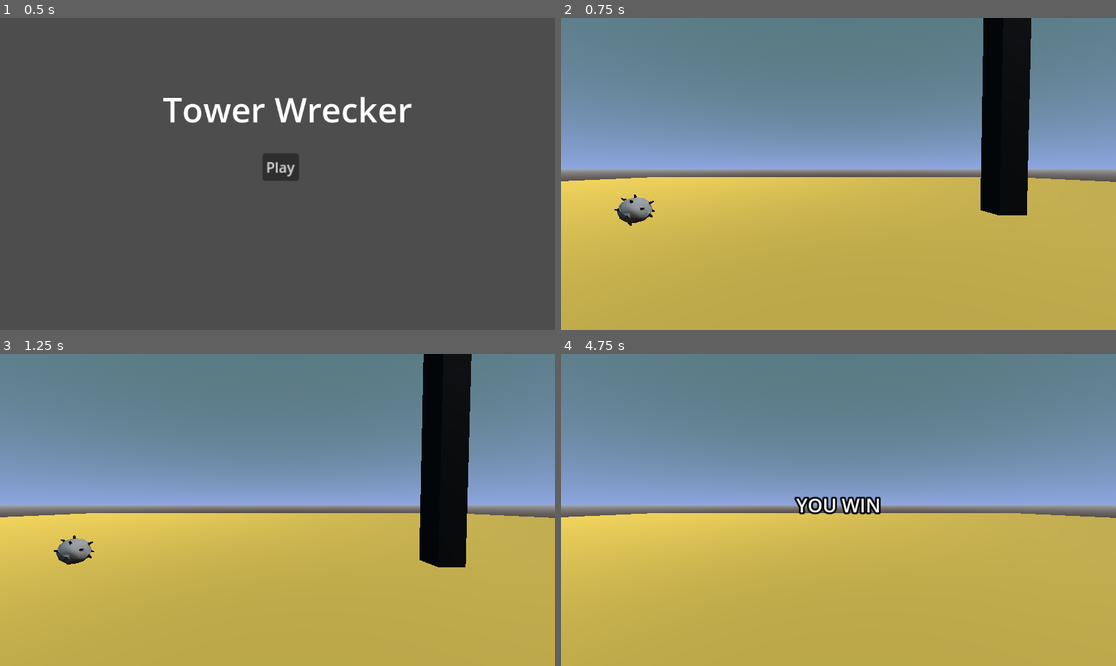
Above: before the commit, frames 1-4 (two rows, left to right).
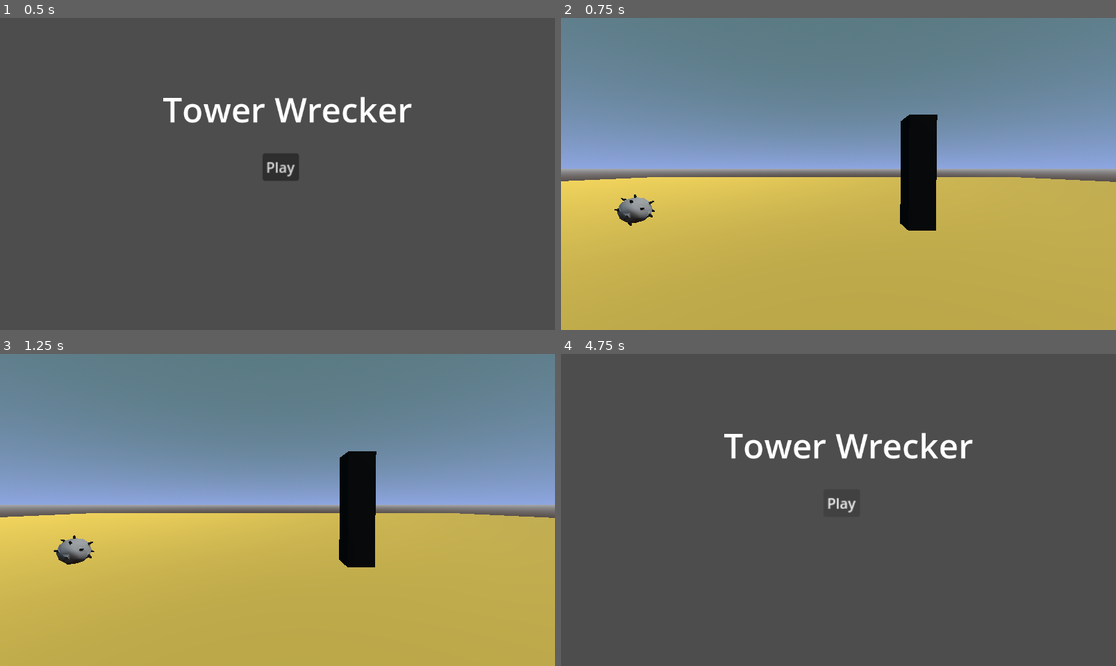
Above: after the commit, the same moments.

Repository: bsu-cs315/e3-chester
Game: Godot game, scene res://main_menu/main_menu.tscn
Two runs of this game, one before a commit and one after it. Both use one fixed random seed, a clock stepped at 60 frames per second and the inputs below. Before the commit the project starts from res://main menu/main_menu.tscn.
Inputs:
- Up to frame 1 (0.5 s): no input
- Up to frame 2 (0.75 s): click "Play" at 0.5 s
- Up to frame 3 (1.25 s): no input
- Up to frame 4 (4.75 s): tap Space (launch) every 0.75 s from 1.35 to 4.35 s; tap Enter at 4.25 s

Frame 1 is identical in both runs. In frame 2, 7.7% of the frame differs, in the area x 61-85%, y 0-69%; in frame 3, 8.2%; in frame 4, 99%, in the area x 0-100%, y 0-100%.

Commit message:
Add a loss condition

Diff:
--- a/exercise3/main menu/main_menu.tscn
+++ b/exercise3/main_menu/main_menu.tscn
@@ -1,6 +1,6 @@
 [gd_scene load_steps=2 format=3 uid="uid://d12xdm264a2d1"]
 
-[ext_resource type="Script" path="res://main menu/main_menu.gd" id="1_pox2h"]
+[ext_resource type="Script" path="res://main_menu/main_menu.gd" id="1_pox2h"]
 
 [node name="main menu" type="Node2D"]
 script = ExtResource("1_pox2h")
--- a/exercise3/project.godot
+++ b/exercise3/project.godot
@@ -11,7 +11,7 @@
 [application]
 
 config/name="exercise3"
-run/main_scene="res://main menu/main_menu.tscn"
+run/main_scene="res://main_menu/main_menu.tscn"
 config/features=PackedStringArray("4.3", "Forward Plus")
 config/icon="res://icon.svg"
 
--- a/exercise3/target/target.tscn
+++ b/exercise3/target/target.tscn
@@ -1,18 +1,18 @@
-[gd_scene load_steps=3 format=3 uid="uid://d3jpckb2e1bdp"]
+[gd_scene load_steps=3 format=3 uid="uid://cv3osouviynnf"]
 
-[sub_resource type="BoxShape3D" id="BoxShape3D_n7615"]
-size = Vector3(1, 15.1252, 1)
-
-[sub_resource type="StandardMaterial3D" id="StandardMaterial3D_lnbi3"]
+[sub_resource type="StandardMaterial3D" id="StandardMaterial3D_odrg2"]
 albedo_color = Color(0, 0, 0, 1)
 
-[node name="target" type="RigidBody3D"]
+[sub_resource type="BoxShape3D" id="BoxShape3D_f66lh"]
+size = Vector3(1, 4.20529, 1)
 
-[node name="CollisionShape3D" type="CollisionShape3D" parent="." groups=["targets"]]
-transform = Transform3D(1, 0, 0, 0, 1, 0, 0, 0, 1, 0, 6.08655, 0)
-shape = SubResource("BoxShape3D_n7615")
+[node name="target" type="RigidBody3D" groups=["targets"]]
 
 [node name="CSGBox3D" type="CSGBox3D" parent="."]
-transform = Transform3D(1, 0, 0, 0, 1, 0, 0, 0, 1, 0, 6.09142, 0)
-size = Vector3(1, 15.1828, 1)
-material = SubResource("StandardMaterial3D_lnbi3")
+transform = Transform3D(1, 0, 0, 0, 1, 0, 0, 0, 1, 0, 1.60657, 0)
+size = Vector3(1, 4.21313, 1)
+material = SubResource("StandardMaterial3D_odrg2")
+
+[node name="CollisionShape3D" type="CollisionShape3D" parent="."]
+transform = Transform3D(1, 0, 0, 0, 1, 0, 0, 0, 1, 0, 1.60265, 0)
+shape = SubResource("BoxShape3D_f66lh")
--- a/exercise3/world/world.gd
+++ b/exercise3/world/world.gd
@@ -6,10 +6,17 @@
 	#_displayed_score = lerp(_displayed_score, score, 0.2)
 	if Input.is_action_just_pressed("launch"):
 		$ball.apply_impulse((Vector3.FORWARD + Vector3.UP).normalized() * power)
+		loss_counter()
+
+func loss_counter():
+	print("started counter")
+	await get_tree().create_timer(4.0).timeout
+	%WinLabel.text = "YOU LOSE"
+	await get_tree().create_timer(2.0).timeout
+	get_tree().change_scene_to_file("res://main_menu/main_menu.tscn")
 
 func _on_ball_body_entered(body: Node) -> void:
 	if body.is_in_group("targets"):
 		%WinLabel.text = "YOU WIN"
-
 		await get_tree().create_timer(2.0).timeout
-		get_tree().change_scene_to_file("res://main menu/main_menu.tscn")
+		get_tree().change_scene_to_file("res://main_menu/main_menu.tscn")
--- a/exercise3/world/world.tscn
+++ b/exercise3/world/world.tscn
@@ -53,7 +53,7 @@
 unique_name_in_owner = true
 transform = Transform3D(1, 2.91038e-11, 0, 2.91038e-11, 1, 2.60155e-09, 0, 7.38908e-10, 1, -0.000676751, 0.0420914, -1.69661)
 
-[node name="target" parent="." groups=["targets"] instance=ExtResource("3_hcx26")]
-transform = Transform3D(1, 0, 0, 0, 1, 0, 0, 0, 1, 0, 2.69544, -7.89261)
+[node name="RigidBody3D" parent="." instance=ExtResource("3_hcx26")]
+transform = Transform3D(1, 0, 0, 0, 1, 0, 0, 0, 1, 0, 1.14436, -4.57627)
 
 [connection signal="body_entered" from="ball" to="." method="_on_ball_body_entered"]
Renamed: exercise3/main menu/main_menu.gd -> exercise3/main_menu/main_menu.gd
Not shown: 1 places in exercise3/world/world.tscn that only renumber resources
